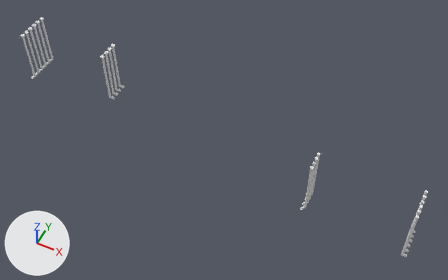
A saved change to the Blender file Assets/Models/St_Dach_rohre.blend.
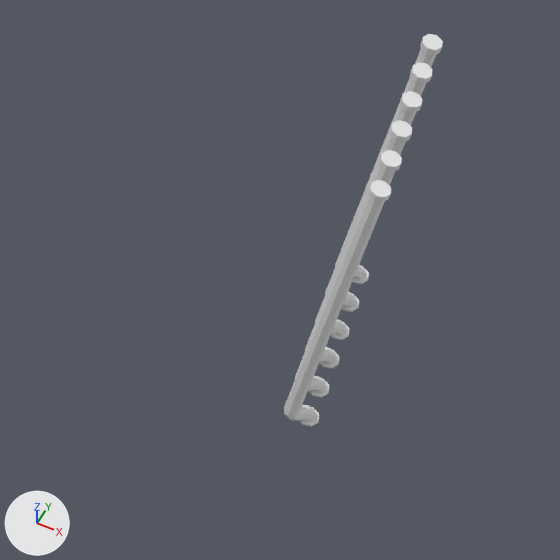
The first picture shows the older version from a 50 mm lens placed at (19.3, -18.5, 30.4), pointed at (8.8, 2.6, 4.1). The close-ups show both versions on the part from 79% to 100% of the width and 66% to 100% of the height of that picture; other places that the commit changed are outside them. Arrows for +X, +Y and +Z are at lower left; the lights stay in place. The close-ups show mesh edges as thin lines.

Objects in the first close-up: 'Rohre.right'.
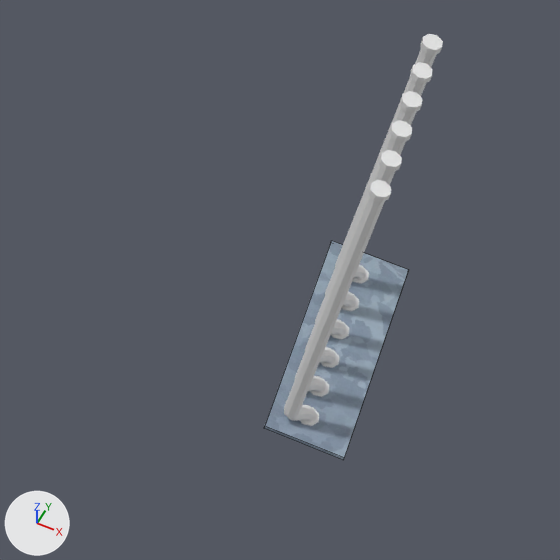
What changed in the scene script:
```text
Add img_seamless_metal_galvanized_steel_texture_jpg:
    img_seamless_metal_galvanized_steel_texture_jpg = load_image('Seamless_metal_galvanized_steel_texture.jpg', 'Textures/Seamless_metal_galvanized_steel_texture.jpg', 1600, 1200, 'sRGB')
Add mat_seamless_metal_galvanized_steel_texture_jpg:
    mat_seamless_metal_galvanized_steel_texture_jpg = principled_material('Seamless_metal_galvanized_steel_texture.jpg')
    mat_seamless_metal_galvanized_steel_texture_jpg.texture = img_seamless_metal_galvanized_steel_texture_jpg
Add me_cube_1330:
    me_cube_1330.from_pydata(...)  # a box spanning x -0.35..0.35, y -1.07..1.07, z -0.02..0.02
    me_cube_1330.materials.append(mat_seamless_metal_galvanized_steel_texture_jpg)  # picture img_seamless_metal_galvanized_steel_texture_jpg
Add ob_rohrplatte_right:
    ob_rohrplatte_right = bpy.data.objects.new('rohrplatte.right', me_cube_1330)
    ob_rohrplatte_right.location = (20.1, 1.38, 2.92)
```

Location of each change, (x1, y1, x2, y2) in pixels of the close-ups (560 x 560 px):
'rohrplatte.right', added (blue): after (264, 241, 408, 460)
